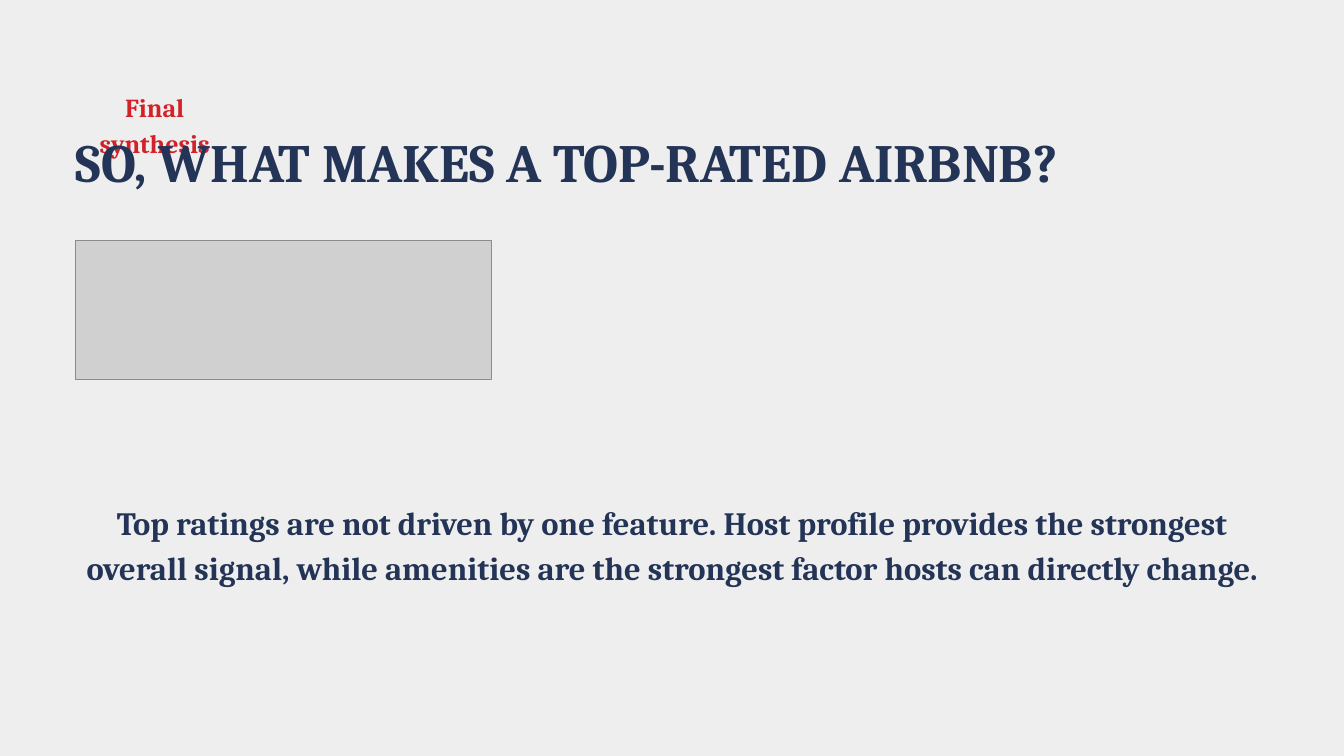
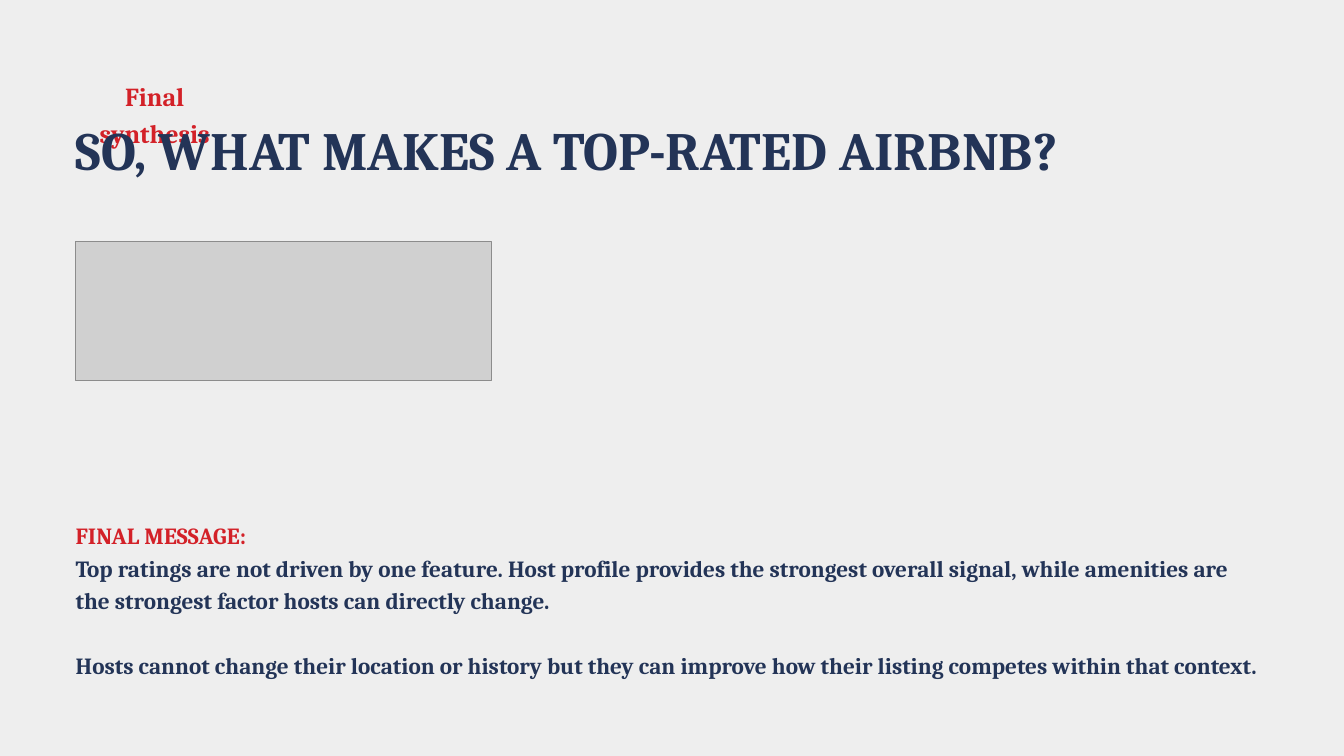
Before and after one commit to varunavy/data230-london-airbnb, a slide deck: slide 15 of PPT/london Airbnb.pptx (slide 16 before the commit). Drawn at 1344x756 pixels with LibreOffice and Linux fonts; fonts in the diff are those of the drawing; grey boxes stand for pictures. Boxes give left, top, right and bottom in pixels: in the first picture for what was removed or moved away, otherwise in the second. Text is boxed around its words. In the diff, an @@ line names an element or a change of style, - is before the commit and + after.

Commit message:
Updated PPT

```diff
--- a/PPT/london Airbnb.pptx
+++ b/PPT/london Airbnb.pptx
@@ text "Final synthesis": place and size @@
-text "Final synthesis" at <box>100,99,210,159</box>
+text "Final synthesis" at <box>100,88,210,149</box>
@@ text "SO, WHAT MAKES A TOP-RATED ...": place and size @@
-text "SO, WHAT MAKES A TOP-RATED ..." at <box>76,135,1057,190</box>
+text "SO, WHAT MAKES A TOP-RATED ..." at <box>76,125,1057,178</box>
@@ text "FINAL MESSAGE:": place and size @@
-text "FINAL MESSAGE:" at <box>87,512,1258,587</box>
+text "FINAL MESSAGE:" at <box>76,528,1256,679</box>
@@ text at <box>76,528,246,545</box>: paragraph added @@
+FINAL MESSAGE:
@@ text at <box>76,560,1228,614</box>: size 34.8 to 24.8 pt in "Top ratings are not driven by one ..."; alignment centre to left; line spacing 48.8pt to 34.8pt @@
@@ text at <box>76,658,1256,679</box>: paragraph added @@
+Hosts cannot change their location or history but they can improve how their listing competes within that context.
```
Also in this commit, not shown: 4 other slides changed, 1 slide added, 3 slides removed, 1 other file.
